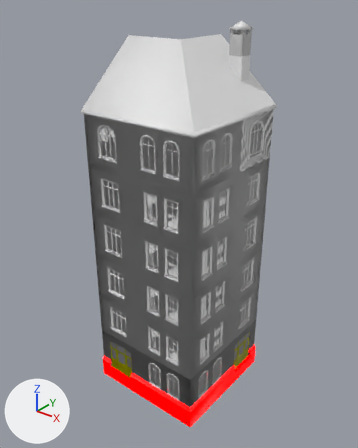
Before and after pictures for a commit that changed the Blender file rnc_source_files/Apartments/Variant1/Cube9/rnc_apt_v1_c9_c1_f6.blend.
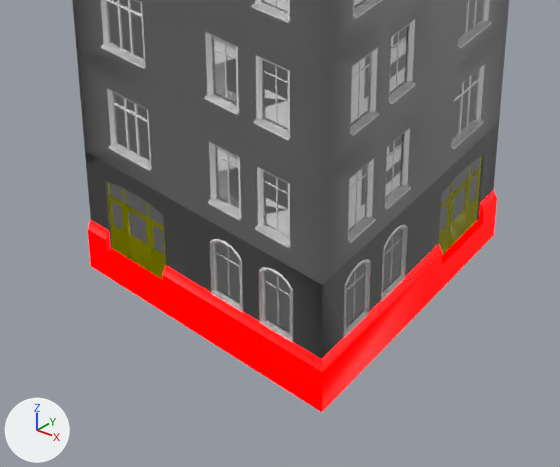
Old and new are each drawn whole from a camera (50 mm lens) standing at (20.6, -25.9, 28.7) and looking at (0.0, -0.2, 12.7) and again close up on the part from 20% to 78% of the width and 61% to 100% of the height. The lights are fixed; the arrows at lower left show +X, +Y and +Z.

In view in the first close-up: '1_Frame_Ground-Floor', '1_Upper-Floors', '1_Upper-Window-C2', '2_Frame_Ground-Floor', '2_Upper-Floors', '2_WindowsIntact_Ground-Floor', '3_Door_Ground-Floor', '3_Frame_Ground-Floor', '3_Upper-Floors', '3_Upper-Window-C1', '3_WindowsHide_Ground-Floor'.
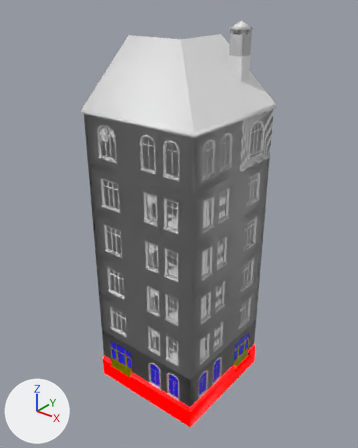
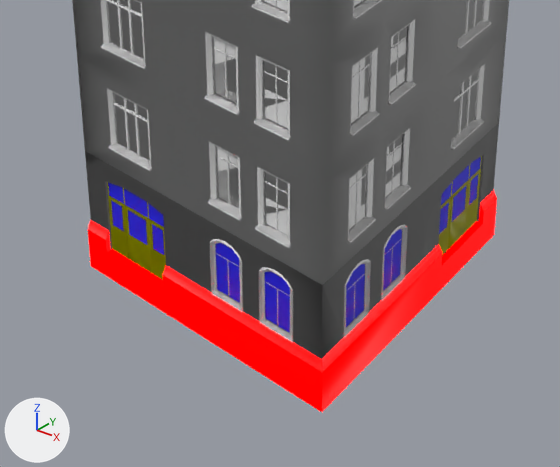
Where the change shows, as pixel boxes [x1, y1, x2, y2] in the close-ups (560 x 467 px):
'FireGeo_Windows_Ground-Floor', shown (blue): after [108, 157, 481, 333]
'3_WindowsHide_Ground-Floor', unchanged, covered by the edit: before [109, 157, 480, 332]

The change in detail:
Object 'FireGeo_Windows_Ground-Floor' (ob_firegeo_windows_ground_floor) is now shown.
